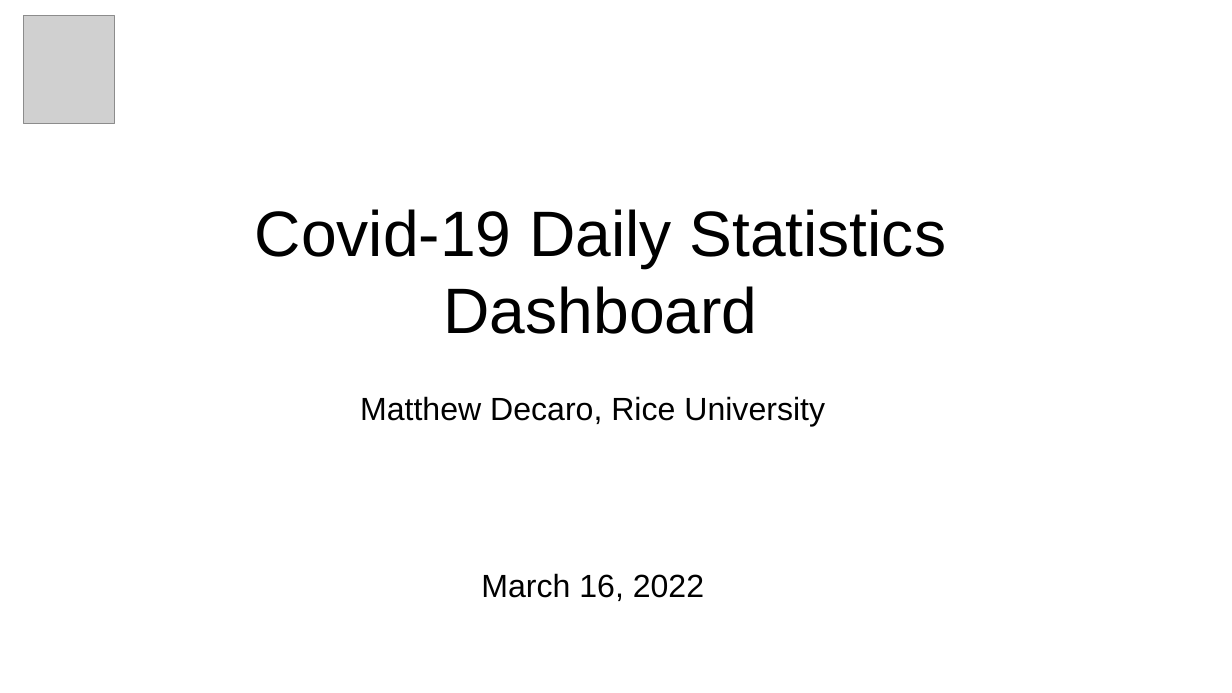
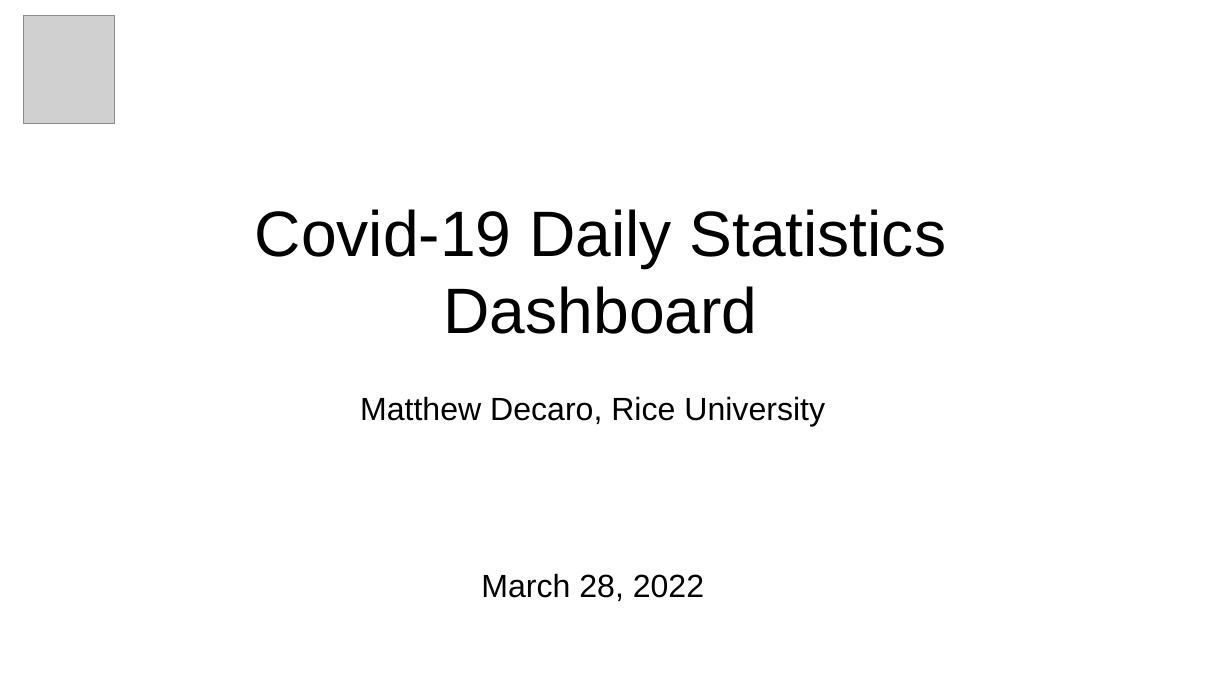
Before and after one commit to msdec321/DataAnalysisWorkbooks, a slide deck: slide 1 of Covid19/Covid19_dashboard.pptx. Drawn at 1232x693 pixels with LibreOffice and Linux fonts; fonts in the diff are those of the drawing; grey boxes stand for pictures. Boxes give left, top, right and bottom in pixels: in the first picture for what was removed or moved away, otherwise in the second. Text is boxed around its words. In the diff, an @@ line names an element or a change of style, - is before the commit and + after.

Commit message:
Updated pptx dashboard

```diff
--- a/Covid19/Covid19_dashboard.pptx
+++ b/Covid19/Covid19_dashboard.pptx
@@ text at <box>481,573,704,601</box>: text changed @@
-March 16, 2022
+March 28, 2022
```
